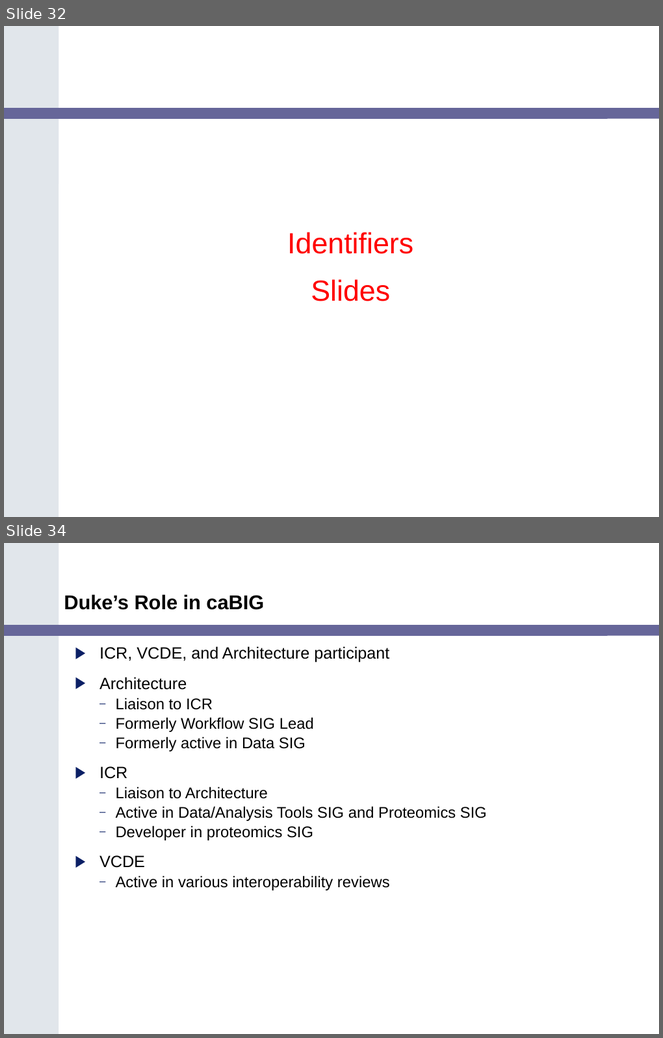
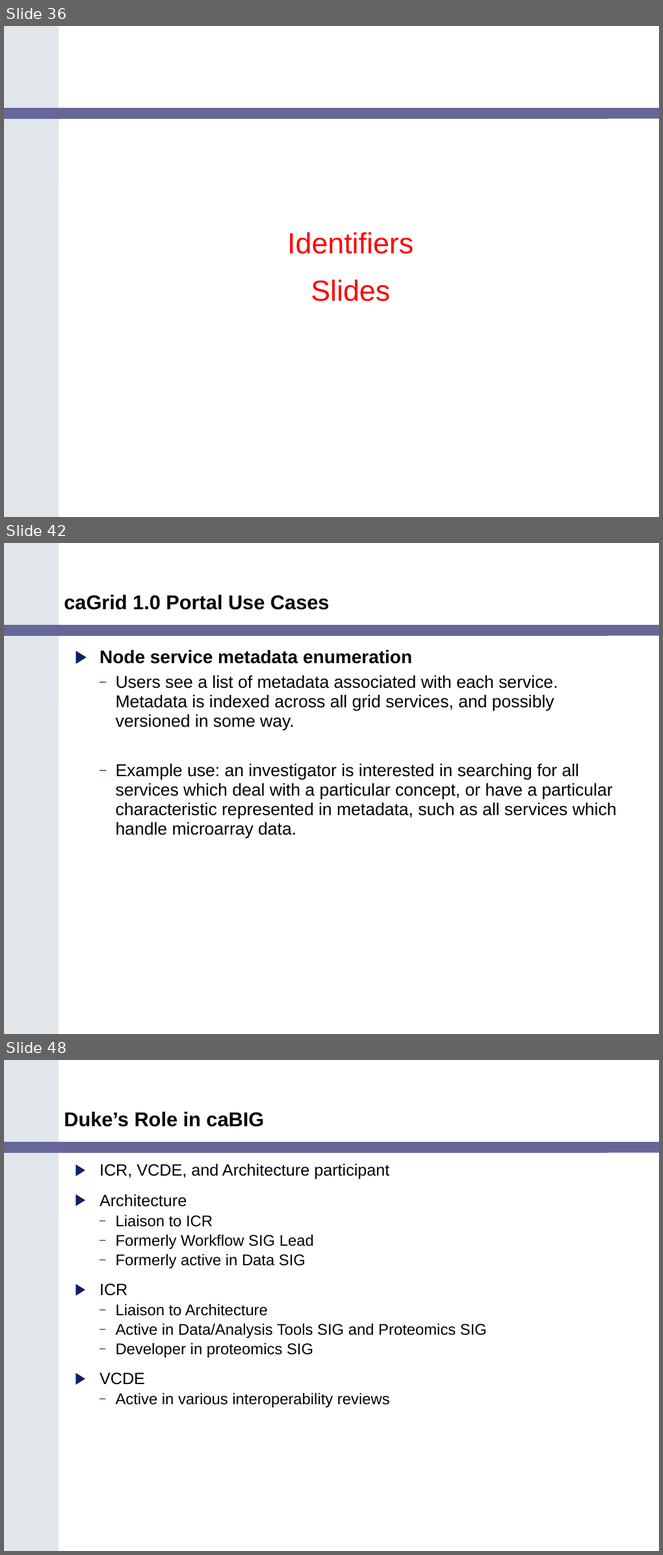
Before and after one commit to NCIP/cagrid-portal, a slide deck: cagrid-1-0/Documentation/presentations/200602_VCDE_ARCH/caGrid_Update_Arch_VCDE_Feb1.ppt. Shown one above the other, each under a label of ours: slides 32 and 34 before the commit, slides 36, 42 and 48 after it; the slides between them are not shown. The pictures are 663x1038 and 663x1555 pixels, drawn with LibreOffice and Linux fonts; fonts in the diff are those of the drawing; background and template pictures are left out. Boxes give left, top, right and bottom in pixels: in the first picture for what was removed or moved away, otherwise in the second. Text is boxed around its words. In the diff, an @@ line names an element or a change of style, - is before the commit and + after.

```diff
--- a/cagrid-1-0/Documentation/presentations/200602_VCDE_ARCH/caGrid_Update_Arch_VCDE_Feb1.ppt
+++ b/cagrid-1-0/Documentation/presentations/200602_VCDE_ARCH/caGrid_Update_Arch_VCDE_Feb1.ppt
@@ slide 42 added at [4,543,659,1034], background #FFFFFF; not listed: 2 template elements that a slide beside it also shows @@
@@ title added at [64,594,330,610], 22 pt, text #000000, bold @@
+caGrid 1.0 Portal Use Cases
@@ text added at [100,650,617,839], 19 pt, text #000000 @@
+▶ Node service metadata enumeration
+  – Users see a list of metadata associated with each service. Metadata is indexed across all grid services, and possibly versioned in some way.
+  – Example use: an investigator is interested in searching for all services which deal with a particular concept, or have a particular characteristic represented in metadata, such as all services which handle microarray data.
@@ what was slide 32 is now slide 36 @@
@@ what was slide 34 is now slide 48 @@
```
Also in this commit, not shown: 15 other slides added, 2 slides removed.
